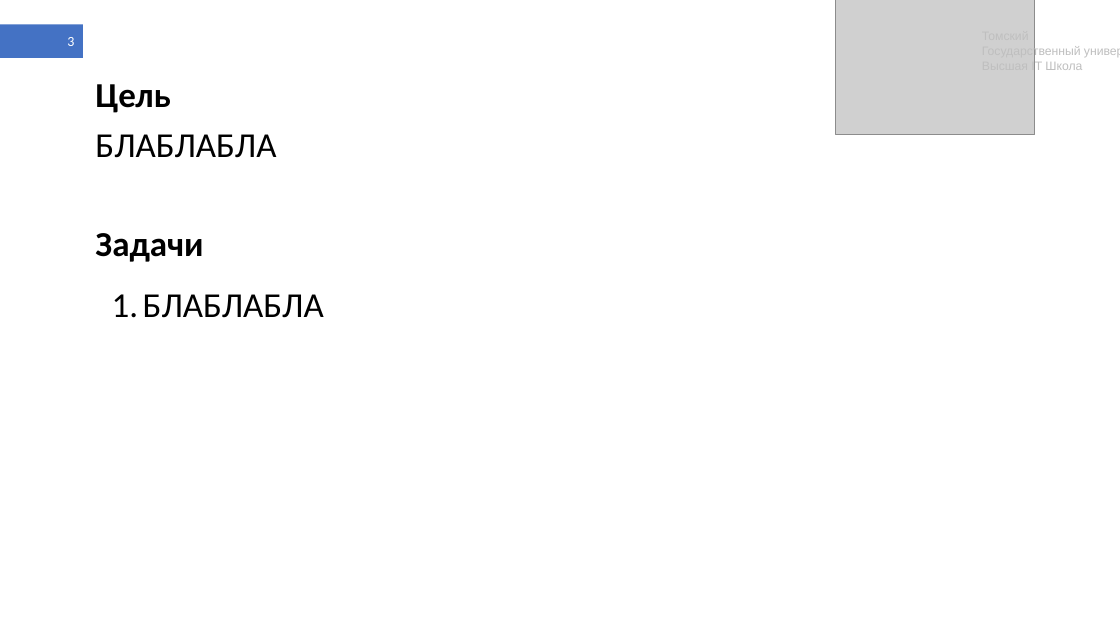
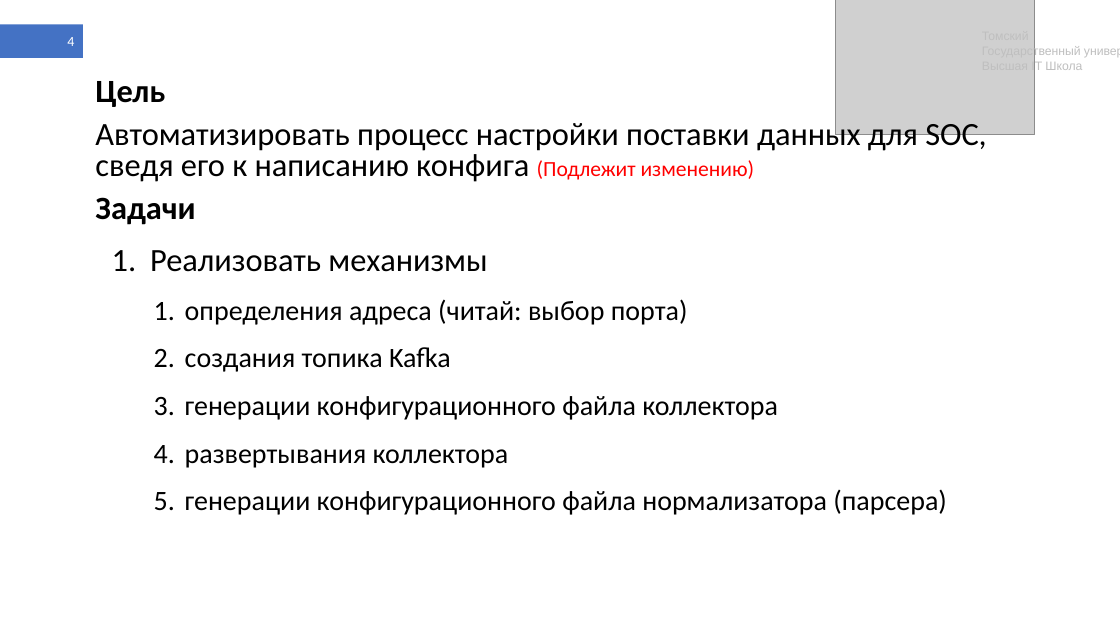
Before and after one commit to shameoff/GraduateWork, a slide deck: slide 4 of Презентация ВКР (в шаблоне).pptx (slide 3 before the commit). Drawn at 1120x630 pixels with LibreOffice and Linux fonts; fonts in the diff are those of the drawing; grey boxes stand for pictures. Boxes give left, top, right and bottom in pixels: in the first picture for what was removed or moved away, otherwise in the second. Text is boxed around its words. In the diff, an @@ line names an element or a change of style, - is before the commit and + after.

```diff
--- a/Презентация ВКР (в шаблоне).pptx
+++ b/Презентация ВКР (в шаблоне).pptx
@@ page number at (x1=67, y1=37, x2=74, y2=46): text changed @@
-3
+4
@@ text at (x1=95, y1=81, x2=195, y2=225): size 30 to 27.8 pt in "Цель", "Задачи"; line spacing 0.9 to 0.8 @@
@@ text at (x1=95, y1=118, x2=986, y2=182): text changed; size 30 to 27.8 pt @@
-БЛАБЛАБЛА
+Автоматизировать процесс настройки поставки данных для SOC, сведя его к написанию конфига (Подлежит изменению)
@@ text at (x1=150, y1=250, x2=946, y2=515): text changed; size 30 to 24.1 pt @@
-1. БЛАБЛАБЛА
+1. Реализовать механизмы
+  1. определения адреса (читай: выбор порта)
+  2. создания топика Kafka
+  3. генерации конфигурационного файла коллектора
+  4. развертывания коллектора
+  5. генерации конфигурационного файла нормализатора (парсера)
```
Also in this commit, not shown: 3 other slides changed, 9 slides added, 1 slide removed.
